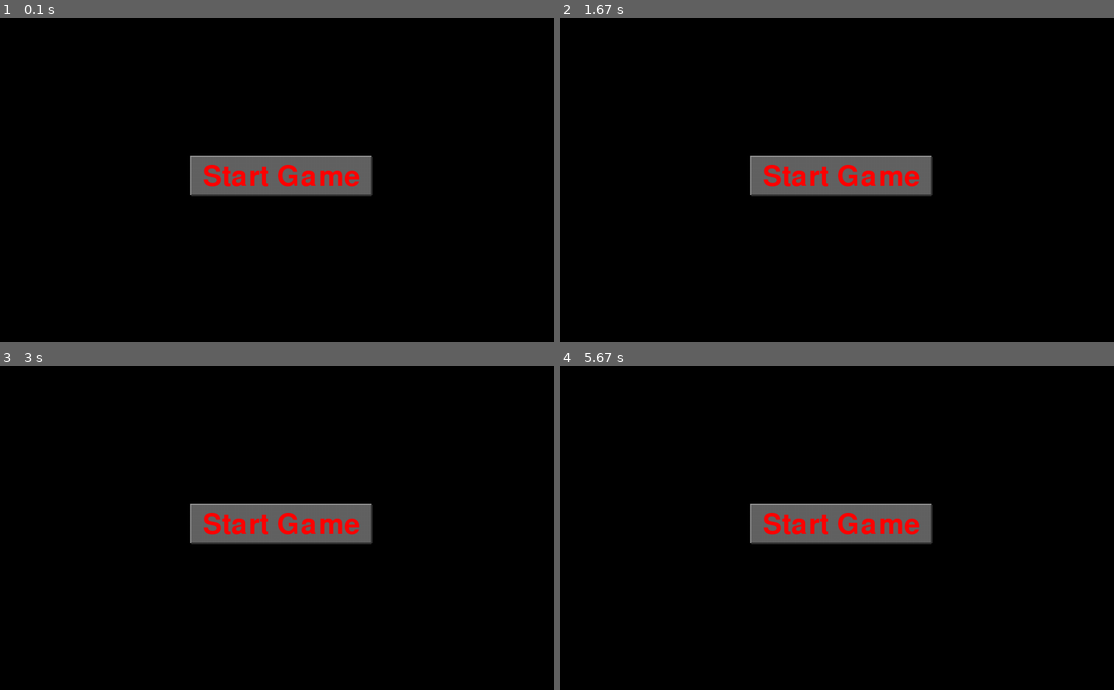
Above: before the commit, frames 1-4 (two rows, left to right).
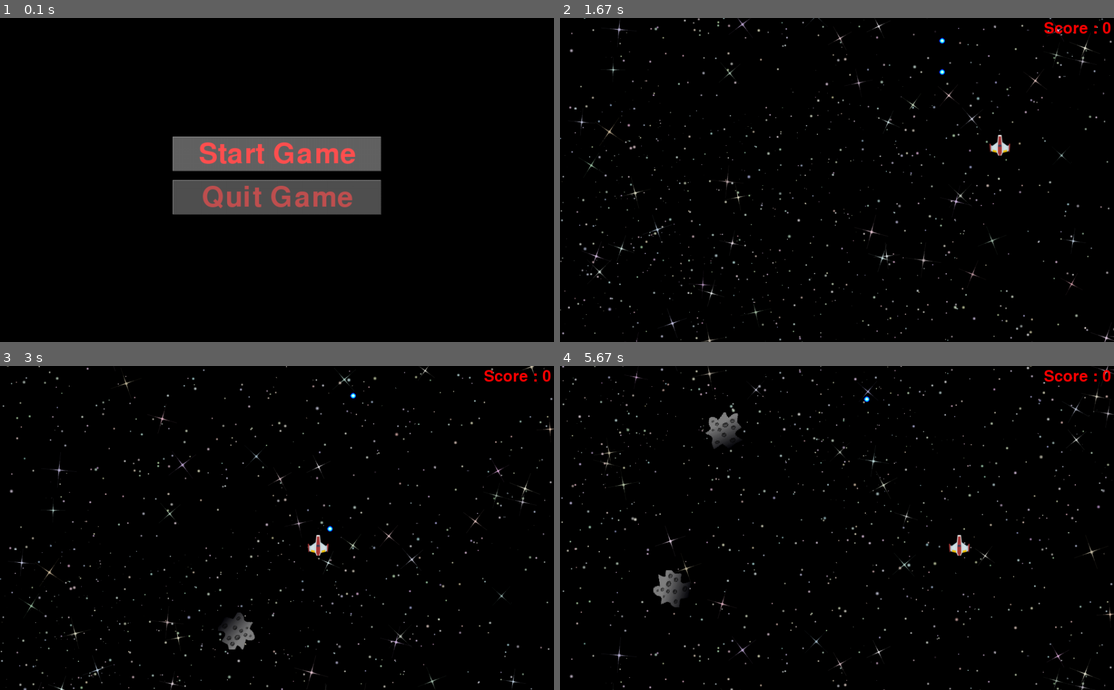
Above: after the commit, the same moments.

Repository: rodrigets/games-in-pygame
Game: pygame game, started from asteroides.py
The game is run twice, just before and just after one commit, with the same random seed, the same clock (stepped at 60 frames per second) and the same inputs.
Inputs:
- Up to frame 1 (0.1 s): no input
- Up to frame 2 (1.67 s): tap Enter at 0.33 s; tap Space at 0.67, 1.07, 1.37, 1.57 s; hold Up 1-1.47 s; hold Right from 1.5 s (still down)
- Up to frame 3 (3 s): tap Space at 1.87, 2.07, 2.37, 2.63, 2.97 s; release Right at 1.97 s; hold Left 2-2.53 s; hold Down 2.57-2.87 s; hold Left from 2.9 s (still down)
- Up to frame 4 (5.67 s): tap Space at 3.27, 3.4, 3.8, 4.1, 4.47, 4.87, 5.17, 5.37 s; release Left at 3.3 s; hold Up 3.33-3.7 s; hold Right 3.73-4.37 s; hold Down 4.4-4.77 s; hold Left 4.8-5.27 s; hold Right from 5.3 s (still down)

The runs differ from the first frame. In frame 1, 7.1% of the frame differs, in the area x 31-69%, y 36-61%; in frame 2, 6.7%; in frame 3, 6.9%; in frame 4, 7.4%, in the area x 0-100%, y 0-100%.

Commit message:
Improve menu. It has a Quit button and also works with the keyboard now.

Diff:
--- a/asteroides.py
+++ b/asteroides.py
@@ -115,32 +115,78 @@
         pygame.mixer.music.load(os.path.join(RES_FOLDER, "Cool Space Music.mp3"))
         pygame.mixer.music.play()
 
+
+def make_menu_button(text, width, height, text_color=(255, 0, 0), back_color=(100, 100, 100)):
+    surface = pygame.Surface((width, height))
+    surface.fill(back_color)
+    pygame.draw.line(surface, (150, 150, 150), (0, 0), (width, 0))
+    pygame.draw.line(surface, (150, 150, 150), (0, 0), (0, height))
+    pygame.draw.line(surface, (50, 50, 50), (0, height-1), (width-1, height-1))
+    pygame.draw.line(surface, (50, 50, 50), (width-1, 0), (width-1, height-1))
+    font_name = pygame.font.get_default_font()
+    font = pygame.font.SysFont(font_name, 72)
+    text = font.render(text, 1, text_color)
+    surface.blit(text, (width//2 - text.get_width()//2, height//2 - text.get_height()//2))
+    return surface
+
 def start_screen():
+    START_GAME = "Start Game"
+    QUIT_GAME = "Quit Game"
+
     pygame.init()
     clock = pygame.time.Clock()
     screen = pygame.display.set_mode((956, 560))
-    pygame.draw.line(screen,(150,150,150),[330,240],[640,240], 5)
-    pygame.draw.line(screen,(150,150,150),[330,238],[330,305], 5)
-    pygame.draw.line(screen,(50,50,50),[330,305],[640,305], 5)
-    pygame.draw.line(screen,(50,50,50),[640,305],[640,240], 5)
-    pygame.draw.rect(screen,(100,100,100),(330,240,310,65))
-    font_name = pygame.font.get_default_font()
-    start_screen_font = pygame.font.SysFont(font_name, 72)
-    t = start_screen_font.render("Start Game", 1, (255, 0, 0))
-    start_button = screen.blit(t, (350, 250))
+    menu_items = [START_GAME, QUIT_GAME]
+    button_height = 75
+    button_width = 360
+    button_spacing = 15
+    selection = 0
 
     show_start_screen = True
 
     while show_start_screen:
+        buttons = []
+        for i in range(len(menu_items)):
+            text_color = (255, 80, 80) if i == selection else (192, 80, 80)
+            back_color = (100, 100, 100) if i == selection else (80, 80, 80)
+            text = menu_items[i]
+            button_surface = make_menu_button(text, button_width, button_height - button_spacing, text_color, back_color)
+
+            left = screen.get_width() // 2 - button_width // 2
+            top = screen.get_height() // 2 - button_height * len(menu_items) // 2 + button_height * i
+            button = screen.blit(button_surface, (left, top))
+            buttons.append(button)
+
         for event in pygame.event.get():
             if event.type == pygame.QUIT:
                 exit()
 
         pressed_keys = pygame.key.get_pressed()
 
-        if event.type == pygame.MOUSEBUTTONDOWN and start_button.collidepoint(pygame.mouse.get_pos()):
+        activated = None
+        if event.type == pygame.MOUSEBUTTONDOWN:
+            for i in range(len(menu_items)):
+                if buttons[i].collidepoint(pygame.mouse.get_pos()):
+                    if selection == i:
+                        activated = i
+                    else:
+                        selection = i
+
+        if pressed_keys[pygame.K_UP] and selection > 0:
+                selection -= 1
+        elif pressed_keys[pygame.K_DOWN] and selection < len(menu_items)-1:
+                selection += 1
+        elif pressed_keys[pygame.K_RETURN]:
+            activated = selection
+        elif pressed_keys[pygame.K_q]:
             show_start_screen = False
-            main()
+
+        if activated is not None:
+            if menu_items[activated] == START_GAME:
+                show_start_screen = False
+                main()
+            if menu_items[activated] == QUIT_GAME:
+                show_start_screen = False
 
         pygame.display.update()
         clock.tick(60)
